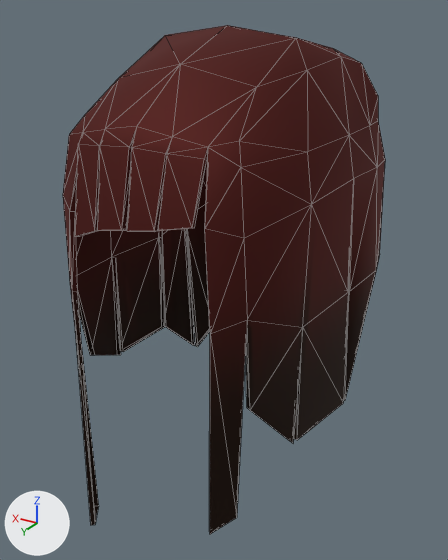
The glTF model models/hair0v2.glb as it was, and as the next commit left it.
Rendered twice from a 50 mm lens placed at (-0.194, 0.346, 0.188), pointed at (0.005, 0.014, 0.022). The axes (+X, +Y, +Z) are drawn at lower left. The lights are the same throughout. Mesh edges are drawn as thin lines. Vertices at the same position are counted once.

Before the edit, the objects in view are built like this:
```python
mat_material_001 = principled_material('Material.001')
mat_material_001.texture = img_material
mat_material_001.metallic = 1.0
mat_material_001.roughness = 0.779
me_cube = bpy.data.meshes.new('Cube')
me_cube.from_pydata(...)  # 180 vertices, 294 faces; spans x -0.085..0.08, y -0.096..0.118, z -0.142..0.182
me_cube.materials.append(mat_material_001)  # picture img_material
ob_hair0 = bpy.data.objects.new('hair0', me_cube)
ob_hair0.location = (0.0, 0.0, 0.0)
```
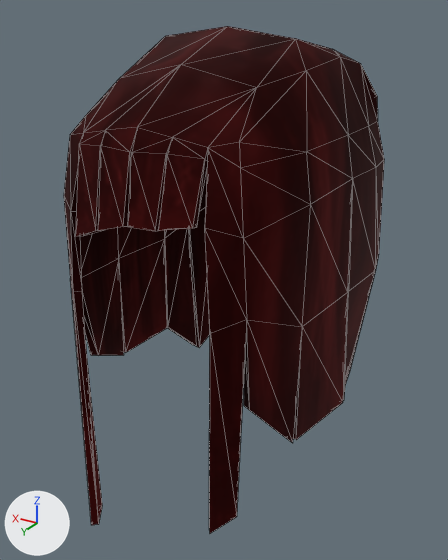
Edits to the bpy script that builds the scene:
```text
Add img_hair0:
    img_hair0 = load_image('hair0', '_unpacked/hair0', 256, 256, 'sRGB')
Change mat_material_001:
    mat_material_001.texture: img_material -> img_hair0
Change me_cube:
    used by ob_hair0; location = (0.0, 0.0, 0.0)
    remove me_cube.from_pydata(...)  # 180 vertices, 294 faces; spans x -0.085..0.08, y -0.096..0.118, z -0.142..0.182
    add me_cube.from_pydata(...)  # 232 vertices, 460 faces; spans x -0.084..0.08, y -0.095..0.117, z -0.143..0.181
    me_cube part 1: 24 vertices moved from x -0.082..0.077, y -0.096..0.118, z -0.142..0.168 to x -0.084..0.074, y -0.085..0.117, z -0.142..0.175; 71 vertices removed from x -0.085..0.08, y -0.089..0.118, z -0.142..0.176; 123 vertices added at x -0.079..0.079, y -0.095..0.117, z -0.143..0.176
    me_cube part 2: 61 kept faces spanning x -0.08..0.08, y -0.085..0.117, z -0.093..0.181 get new texture (UV) coordinates
```

Where the change shows, as pixel boxes [x1, y1, x2, y2] in the pictures (448 x 560 px; the box of a moved part takes in the faces that stretch with it):
'hair0', surface changed, reshaped: before [63, 25, 385, 534]; after [64, 26, 384, 533]
part 1 of me_cube, moved or reshaped: before [63, 25, 385, 534]; after [64, 26, 384, 533]
part 2 of me_cube, surface changed: before [70, 25, 377, 353]; after [70, 26, 376, 356]
